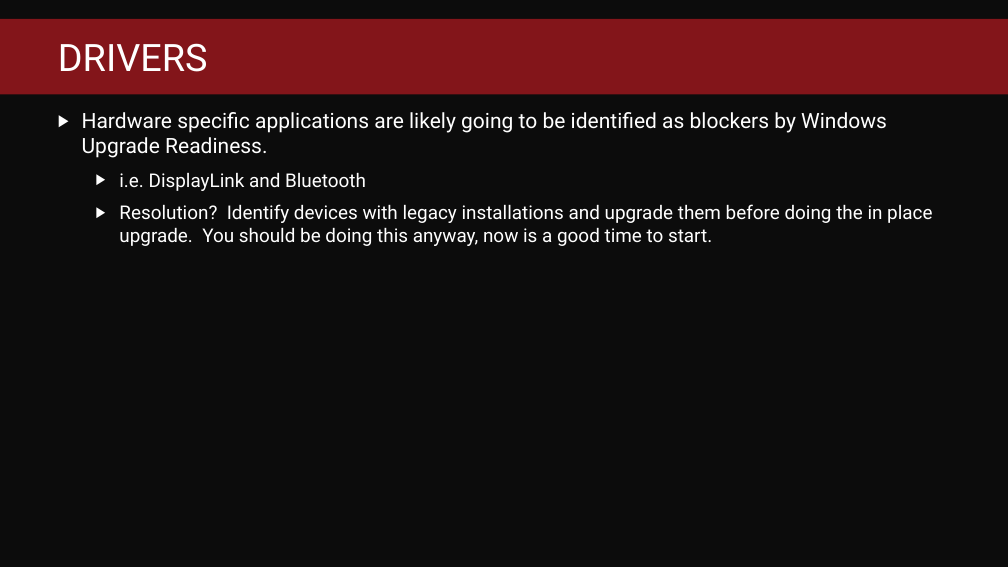
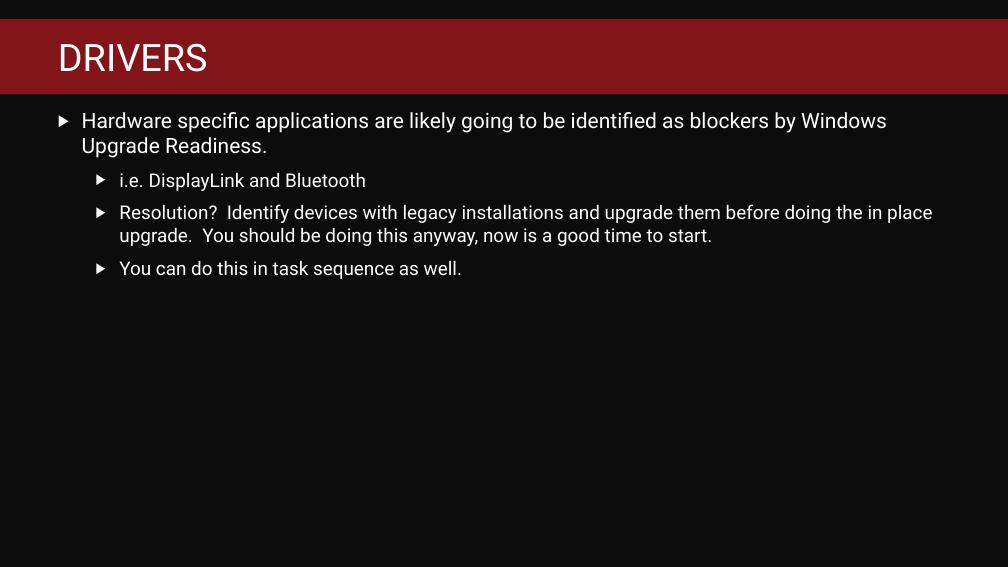
Before and after one commit to fredbainbridge/WindowsUpgradeReadiness, a slide deck: slide 19 of MMS 2017 - Windows Upgrade Readiness.pptx (slide 18 before the commit). Drawn at 1008x567 pixels with LibreOffice and Linux fonts; fonts in the diff are those of the drawing; background and template pictures are left out. Boxes give left, top, right and bottom in pixels: in the first picture for what was removed or moved away, otherwise in the second. Text is boxed around its words. In the diff, an @@ line names an element or a change of style, - is before the commit and + after.

Commit message:
added driver details

```diff
--- a/MMS 2017 - Windows Upgrade Readiness.pptx
+++ b/MMS 2017 - Windows Upgrade Readiness.pptx
@@ text at box(119, 260, 462, 279): paragraph added @@
+  ▶ You can do this in task sequence as well.
```
Also in this commit, not shown: 4 other slides changed, 5 slides added.
